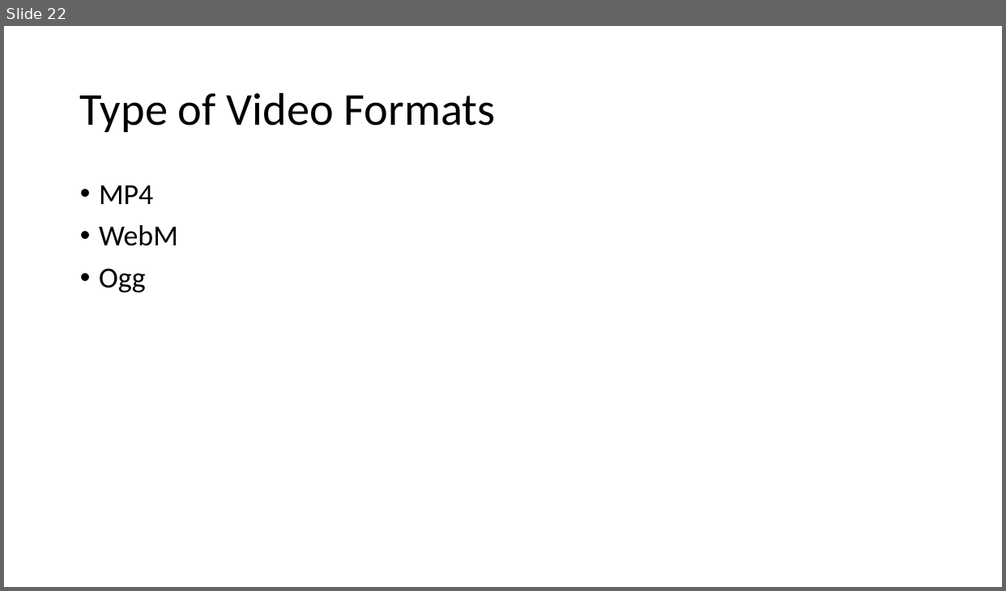
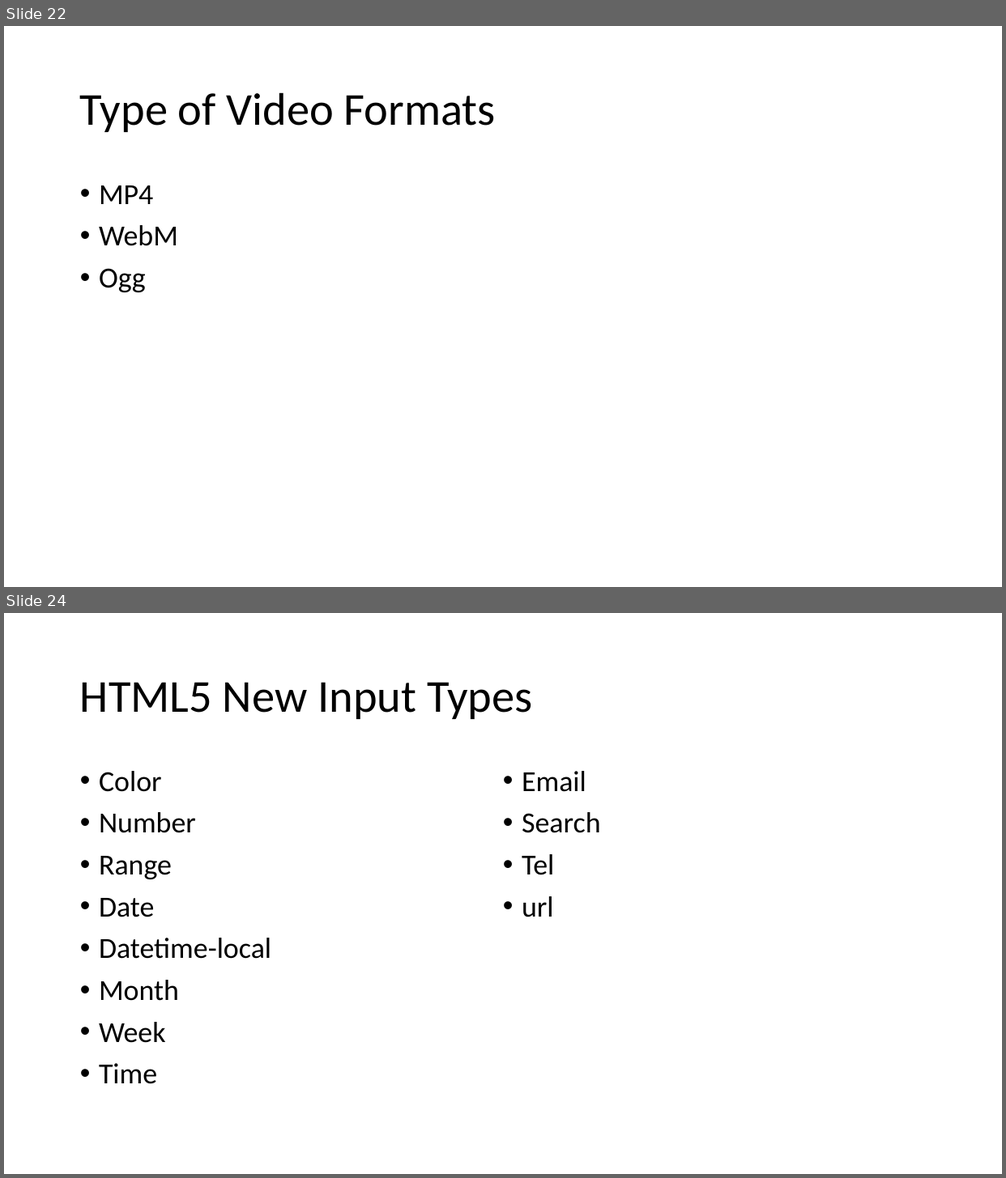
Before and after one commit to PiyushChaturvedii/Batch04, a slide deck: HTML.pptx. Shown one above the other, each under a label of ours: slide 22 before the commit, slides 22 and 24 after it; the slides between them are not shown. The pictures are 1006x591 and 1006x1178 pixels, drawn with LibreOffice and Linux fonts; fonts in the diff are those of the drawing. Boxes give left, top, right and bottom in pixels: in the first picture for what was removed or moved away, otherwise in the second. Text is boxed around its words. In the diff, an @@ line names an element or a change of style, - is before the commit and + after.

Commit message:
HTML updated

```diff
--- a/HTML.pptx
+++ b/HTML.pptx
@@ slide 24 added at [4,613,1002,1174], background #FFFFFF @@
@@ title added at [80,682,532,719], 44 pt, text #000000 @@
+HTML5 New Input Types
@@ text added at [99,771,601,1084], 28 pt, text #000000 @@
+• Color
+• Number
+• Range
+• Date
+• Datetime-local
+• Month
+• Week
+• Time
+• Email
+• Search
+• Tel
+• url
```
Also in this commit, not shown: 1 other slide added, 2 other files.
